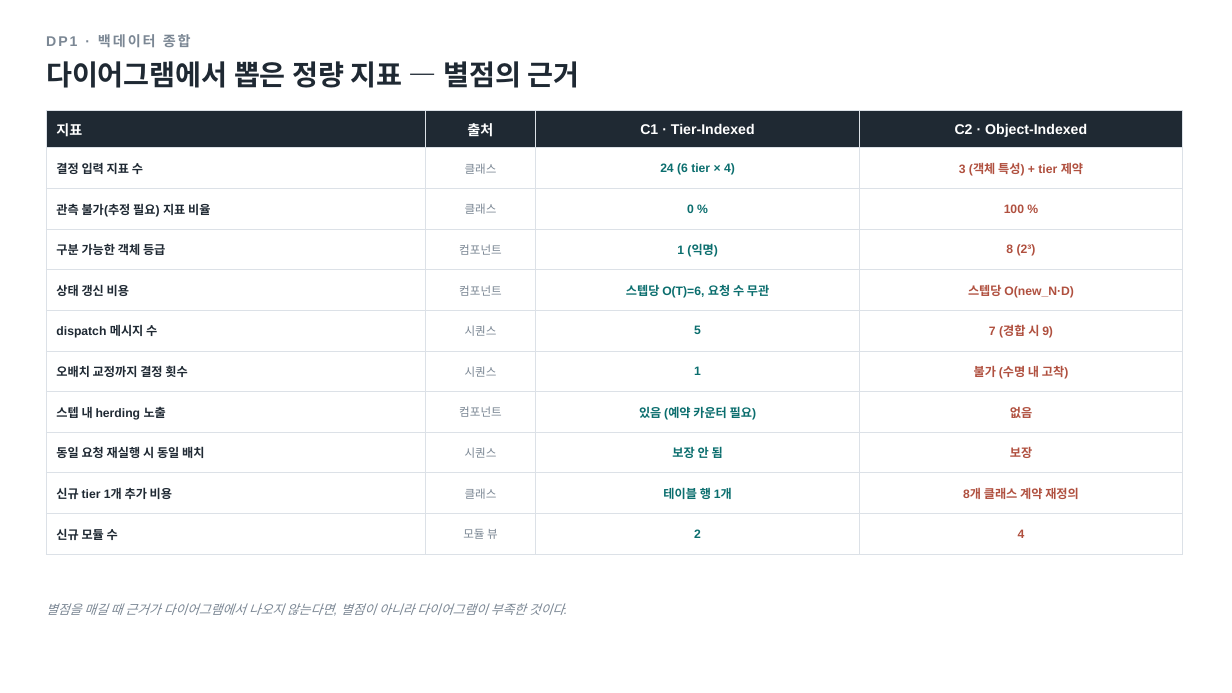
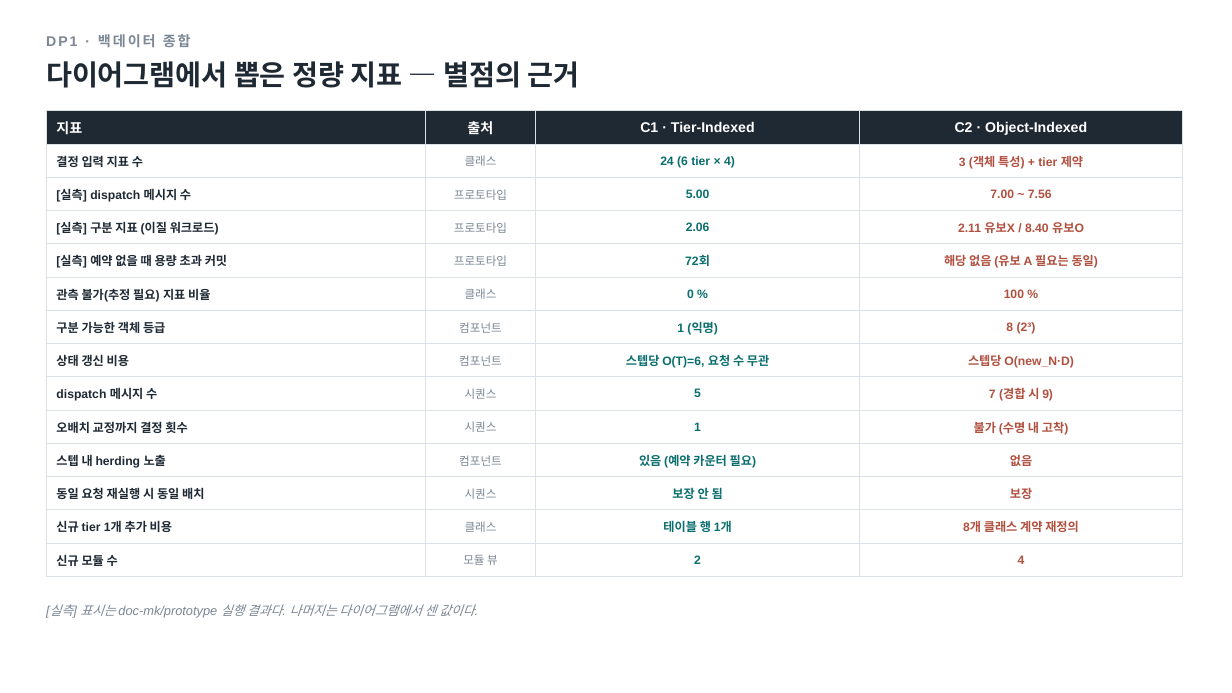
Before and after one commit to mkim0628/vllm, a slide deck: slide 10 of doc-mk/ppt/vllm-dp1-candidate-structure-detail.pptx. Drawn at 1232x693 pixels with LibreOffice and Linux fonts; fonts in the diff are those of the drawing. Boxes give left, top, right and bottom in pixels: in the first picture for what was removed or moved away, otherwise in the second. Text is boxed around its words. In the diff, an @@ line names an element or a change of style, - is before the commit and + after.

```diff
--- a/doc-mk/ppt/vllm-dp1-candidate-structure-detail.pptx
+++ b/doc-mk/ppt/vllm-dp1-candidate-structure-detail.pptx
@@ table at [46,111,1183,570] @@
+row 3: [실측] dispatch 메시지 수 | 프로토타입 | 5.00 | 7.00 ~ 7.56
+row 4: [실측] 구분 지표 (이질 워크로드) | 프로토타입 | 2.06 | 2.11 유보X / 8.40 유보O
+row 5: [실측] 예약 없을 때 용량 초과 커밋 | 프로토타입 | 72회 | 해당 없음 (유보 A 필요는 동일)
@@ text at [50,604,474,618]: text changed @@
-별점을 매길 때 근거가 다이어그램에서 나오지 않는다면, 별점이 아니라 다이어그램이 부족한 것이다.
+[실측] 표시는 doc-mk/prototype 실행 결과다. 나머지는 다이어그램에서 센 값이다.
```
Also in this commit, not shown: 2 other slides changed, 5 other files.
